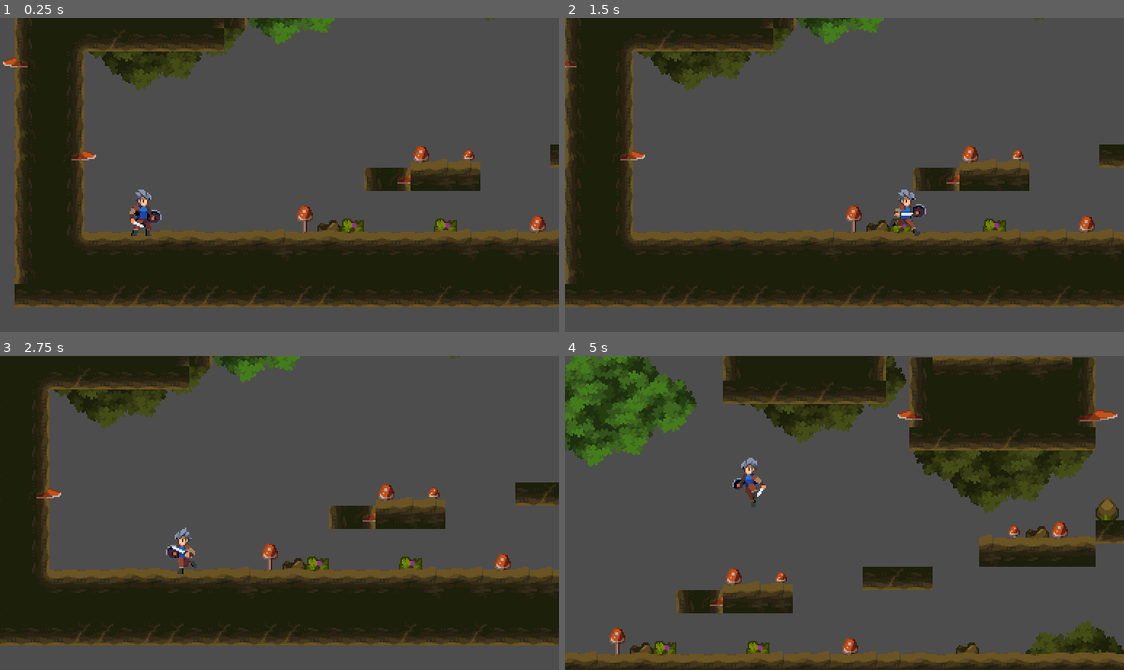
Above: before the commit, frames 1-4 (two rows, left to right).
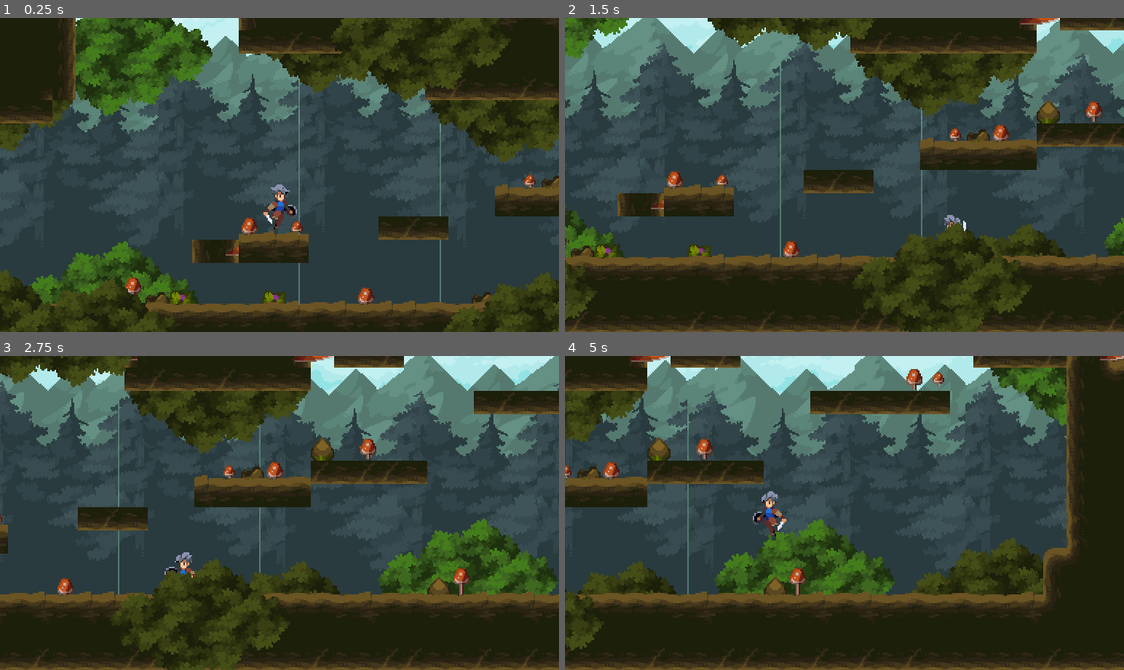
Above: after the commit, the same moments.

Repository: LiMuWan/ActionGame
Game: Godot game, scene res://world.tscn
Two runs of this game, one before a commit and one after it. Both use one fixed random seed, a clock stepped at 60 frames per second and the inputs below. The project has no main scene, so this scene is started directly.
Inputs:
- Up to frame 1 (0.25 s): no input
- Up to frame 2 (1.5 s): hold Right (ui_right) from 0.53 s (still down); tap Space (jump) at 0.77 s
- Up to frame 3 (2.75 s): tap Space (jump) at 1.52 s; release Right (ui_right) at 2.03 s; hold Left (ui_left) from 2.03 s (still down)
- Up to frame 4 (5 s): release Left (ui_left) at 2.78 s; hold Right (ui_right) 2.78-4.28 s; tap Space (jump) at 3.02, 3.77, 4.52 s; hold Left (ui_left) from 4.28 s (still down)

The runs differ from the first frame. In frame 1, 84% of the frame differs, in the area x 0-100%, y 0-100%; in frame 2, 78%; in frame 3, 76%; in frame 4, 85%.

Commit message:
[feat]使用parallaxBackground搭建视差背景

Diff:
--- a/project.godot
+++ b/project.godot
@@ -18,6 +18,7 @@
 
 window/size/viewport_width=384
 window/size/viewport_height=216
+window/size/always_on_top=true
 window/size/window_width_override=1152
 window/size/window_height_override=648
 window/stretch/mode="canvas_items"
--- a/world.gd
+++ b/world.gd
@@ -5,7 +5,7 @@
 
 # Called when the node enters the scene tree for the first time.
 func _ready() -> void:
-	var used := tile_map.get_used_rect().grow_individual(0,0,0,2)
+	var used := tile_map.get_used_rect().grow(-1)
 	var tile_size := tile_map.tile_set.tile_size
 #
 	camera_2d.limit_top = used.position.y * tile_size.y
--- a/world.tscn
+++ b/world.tscn
@@ -1,8 +1,11 @@
-[gd_scene load_steps=7 format=3 uid="uid://bm7nw5yu2k7h3"]
+[gd_scene load_steps=10 format=3 uid="uid://bm7nw5yu2k7h3"]
 
 [ext_resource type="Script" path="res://world.gd" id="1_yljoo"]
 [ext_resource type="Texture2D" uid="uid://tltk5y3mqhbw" path="res://assets/tileset/Tree-Assets.png" id="1_yvseg"]
 [ext_resource type="PackedScene" uid="uid://bcgqmekqdq6gx" path="res://player.tscn" id="2_2qp3y"]
+[ext_resource type="Texture2D" uid="uid://draj2nxpwuvhr" path="res://assets/background/Background.png" id="4_pwrbx"]
+[ext_resource type="Texture2D" uid="uid://0cxr8ddqhs2e" path="res://assets/background/bacground_hill.png" id="5_07ojh"]
+[ext_resource type="Texture2D" uid="uid://bdcuhj0g6dgid" path="res://assets/background/background_tree.png" id="6_v4tyx"]
 
 [sub_resource type="TileSetAtlasSource" id="TileSetAtlasSource_uan3e"]
 
@@ -1032,12 +1035,11 @@
 sources/1 = SubResource("TileSetAtlasSource_b4qtp")
 
 [node name="World" type="Node2D"]
-position = Vector2(-1, 31)
 script = ExtResource("1_yljoo")
 metadata/_edit_horizontal_guides_ = [239.0]
+metadata/_edit_vertical_guides_ = [108.0]
 
 [node name="TileMap" type="TileMap" parent="."]
-position = Vector2(11, 0)
 tile_set = SubResource("TileSet_c51h7")
 format = 2
 layer_0/name = "Geometry"
@@ -1055,10 +1057,11 @@
 layer_2/y_sort_enabled = false
 layer_2/y_sort_origin = 0
 layer_2/z_index = 0
-layer_2/tile_data = PackedInt32Array(524285, 65537, 0, 52428 …(11341 unchanged characters)… 0, -262113, 65537, 4, -262112, 131073, 4)
+layer_2/tile_data = PackedInt32Array(524285, 65537, 0, 52428 …(11341 unchanged characters)… 0, -262113, 65537, 4, -262112, 131073, 4, -262127, 65537, 4, -262126, 131073, 4, -262128, 393217, 0)
 
 [node name="Player" parent="." instance=ExtResource("2_2qp3y")]
-position = Vector2(-188, 58)
+position = Vector2(13, 3)
+metadata/_edit_lock_ = true
 
 [node name="Camera2D" type="Camera2D" parent="Player"]
 position = Vector2(-1, 15)
@@ -1069,3 +1072,137 @@
 drag_vertical_enabled = true
 editor_draw_limits = true
 editor_draw_drag_margin = true
+
+[node name="Decorations" type="Node" parent="."]
+
+[node name="Background" type="ParallaxBackground" parent="Decorations"]
+
+[node name="Sky" type="ParallaxLayer" parent="Decorations/Background"]
+position = Vector2(-249, -71)
+motion_scale = Vector2(0.3, 0.1)
+motion_mirroring = Vector2(480, 0)
+
+[node name="Background" type="Sprite2D" parent="Decorations/Background/Sky"]
+texture = ExtResource("4_pwrbx")
+centered = false
+
+[node name="Hills" type="ParallaxLayer" parent="Decorations/Background"]
+position = Vector2(-249, -71)
+motion_scale = Vector2(0.5, 0.2)
+motion_mirroring = Vector2(384, 0)
+
+[node name="BacgroundHill" type="Sprite2D" parent="Decorations/Background/Hills"]
+position = Vector2(14, 179)
+texture = ExtResource("5_07ojh")
+
+[node name="BacgroundHill2" type="Sprite2D" parent="Decorations/Background/Hills"]
+position = Vector2(109, 179)
+texture = ExtResource("5_07ojh")
+
+[node name="BacgroundHill3" type="Sprite2D" parent="Decorations/Background/Hills"]
+position = Vector2(204, 176)
+texture = ExtResource("5_07ojh")
+
+[node name="BacgroundHill4" type="Sprite2D" parent="Decorations/Background/Hills"]
+position = Vector2(300, 176)
+texture = ExtResource("5_07ojh")
+
+[node name="BacgroundHill5" type="Sprite2D" parent="Decorations/Background/Hills"]
+position = Vector2(396, 173)
+texture = ExtResource("5_07ojh")
+
+[node name="Tree" type="ParallaxLayer" parent="Decorations/Background"]
+position = Vector2(-249, -71)
+motion_scale = Vector2(0.6, 0.3)
+motion_mirroring = Vector2(384, 0)
+
+[node name="BackgroundTree" type="Sprite2D" parent="Decorations/Background/Tree"]
+position = Vector2(11, 209)
+texture = ExtResource("6_v4tyx")
+
+[node name="BackgroundTree2" type="Sprite2D" parent="Decorations/Background/Tree"]
+position = Vector2(108, 206)
+texture = ExtResource("6_v4tyx")
+
+[node name="BackgroundTree3" type="Sprite2D" parent="Decorations/Background/Tree"]
+position = Vector2(202, 206)
+texture = ExtResource("6_v4tyx")
+metadata/_edit_group_ = true
+
+[node name="BackgroundTree4" type="Sprite2D" parent="Decorations/Background/Tree"]
+position = Vector2(298, 199)
+texture = ExtResource("6_v4tyx")
+
+[node name="BackgroundTree5" type="Sprite2D" parent="Decorations/Background/Tree"]
+position = Vector2(395, 196)
+texture = ExtResource("6_v4tyx")
+
+[node name="Bushs" type="ParallaxLayer" parent="Decorations/Background"]
+position = Vector2(-249, -71)
+
+[node name="Tree-assets" type="Sprite2D" parent="Decorations/Background/Bushs"]
+position = Vector2(144, 179)
+texture = ExtResource("1_yvseg")
+region_enabled = true
+region_rect = Rect2(210, 5, 124, 86)
+
+[node name="Tree-assets2" type="Sprite2D" parent="Decorations/Background/Bushs"]
+position = Vector2(428, -5)
+texture = ExtResource("1_yvseg")
+region_enabled = true
+region_rect = Rect2(210, 5, 124, 86)
+
+[node name="Tree-assets3" type="Sprite2D" parent="Decorations/Background/Bushs"]
+position = Vector2(785, 20)
+texture = ExtResource("1_yvseg")
+region_enabled = true
+region_rect = Rect2(210, 5, 124, 86)
+
+[node name="Tree-assets4" type="Sprite2D" parent="Decorations/Background/Bushs"]
+position = Vector2(597, 170)
+texture = ExtResource("1_yvseg")
+region_enabled = true
+region_rect = Rect2(210, 5, 124, 86)
+
+[node name="Foreground" type="ParallaxBackground" parent="Decorations"]
+layer = 1
+
+[node name="Bushs" type="ParallaxLayer" parent="Decorations/Foreground"]
+position = Vector2(-249, -71)
+motion_scale = Vector2(1.1, 1.1)
+
+[node name="Tree-assets" type="Sprite2D" parent="Decorations/Foreground/Bushs"]
+position = Vector2(44, 190)
+texture = ExtResource("1_yvseg")
+region_enabled = true
+region_rect = Rect2(210, 101, 124, 86)
+
+[node name="Tree-assets2" type="Sprite2D" parent="Decorations/Foreground/Bushs"]
+position = Vector2(117, 196)
+texture = ExtResource("1_yvseg")
+region_enabled = true
+region_rect = Rect2(210, 101, 124, 86)
+
+[node name="Tree-assets3" type="Sprite2D" parent="Decorations/Foreground/Bushs"]
+position = Vector2(416, 192)
+texture = ExtResource("1_yvseg")
+region_enabled = true
+region_rect = Rect2(210, 101, 124, 86)
+
+[node name="Tree-assets4" type="Sprite2D" parent="Decorations/Foreground/Bushs"]
+position = Vector2(340, -12)
+texture = ExtResource("1_yvseg")
+region_enabled = true
+region_rect = Rect2(210, 101, 124, 86)
+
+[node name="Tree-assets5" type="Sprite2D" parent="Decorations/Foreground/Bushs"]
+position = Vector2(11, -79)
+texture = ExtResource("1_yvseg")
+region_enabled = true
+region_rect = Rect2(210, 101, 124, 86)
+
+[node name="Tree-assets6" type="Sprite2D" parent="Decorations/Foreground/Bushs"]
+position = Vector2(588, -198)
+texture = ExtResource("1_yvseg")
+region_enabled = true
+region_rect = Rect2(210, 101, 124, 86)
